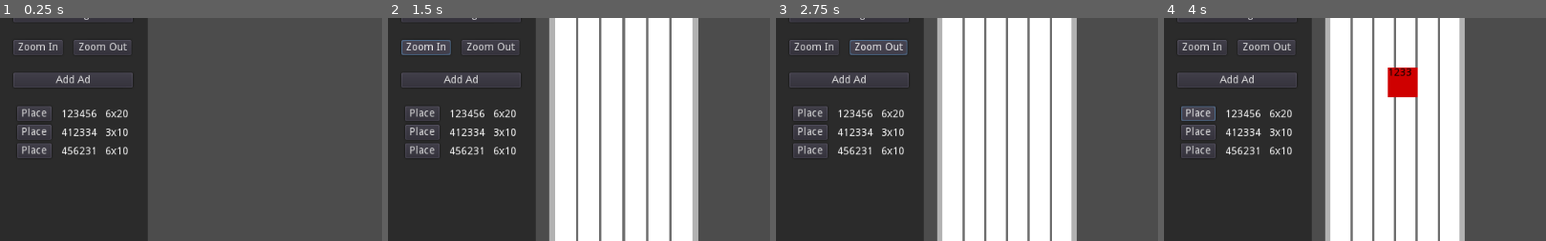
Above: before the commit, frames 1-4 (left to right).
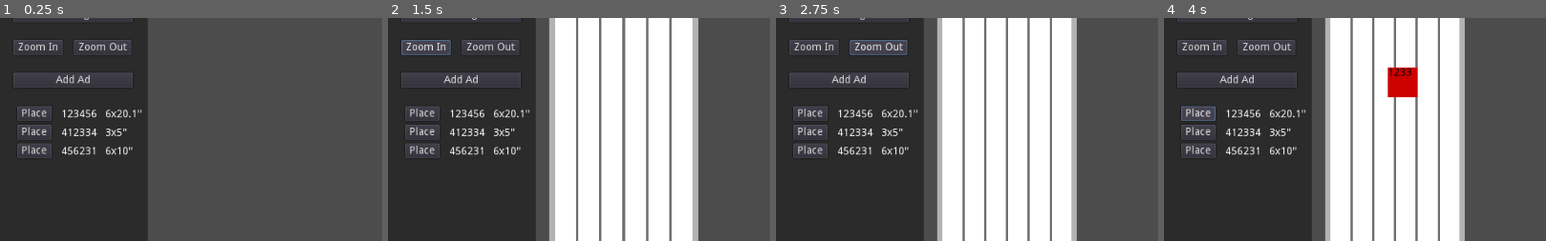
Above: after the commit, the same moments.

Repository: majormunky/GodotPageLayout
Game: Godot game, scene res://App.tscn
The game is run twice, just before and just after one commit, with the same random seed, the same clock (stepped at 60 frames per second) and the same inputs.
Inputs:
- Up to frame 1 (0.25 s): no input
- Up to frame 2 (1.5 s): click "Add Page" at 0.5 s; click "Zoom In" at 1.25 s
- Up to frame 3 (2.75 s): click "Zoom Out" at 2 s
- Up to frame 4 (4 s): click "Add Ad" at 2.75 s; click "Place" at 3.5 s
The pictures show only the part of the screen within x 0-50%, y 6-56%; the shares and areas given below are measured in that part.

The runs differ from the first frame. In frame 1, 0.1% of the frame differs, in the area x 30-37%, y 41-60%; in frame 2, 0.1%; in frame 3, 0.1%; in frame 4, 0.1%.

Commit message:
Converted the size attribute to a columns and height instead of just a string

Diff:
--- a/AdRow.gd
+++ b/AdRow.gd
@@ -4,15 +4,17 @@
 onready var size_label = $SizeLabel
 
 var ad_number
-var size
+var columns
+var height
 
 
 func setup(data):
 	ad_number = data["ad_number"]
-	size = data["size"]
+	columns = data["columns"]
+	height = data["height"]
 	update_labels()
 
 
 func update_labels():
 	ad_number_label.text = ad_number
-	size_label.text = size
+	size_label.text = String(columns) + "x" + String(height) + '"'
--- a/App.gd
+++ b/App.gd
@@ -25,9 +25,9 @@
 	sidebar_width = sidebar.rect_size.x
 	current_page_pos.x = sidebar_width + padding
 	current_page_pos.y = padding
-	add_row_to_ad_rows({"ad_number": "123456", "size": "6x20"})
-	add_row_to_ad_rows({"ad_number": "412334", "size": "3x10"})
-	add_row_to_ad_rows({"ad_number": "456231", "size": "6x10"})
+	add_row_to_ad_rows({"ad_number": "123456", "columns": 6, "height": 20.1})
+	add_row_to_ad_rows({"ad_number": "412334", "columns": 3, "height": 5.0})
+	add_row_to_ad_rows({"ad_number": "456231", "columns": 6, "height": 10.0})
 
 
 func add_row_to_ad_rows(data):
